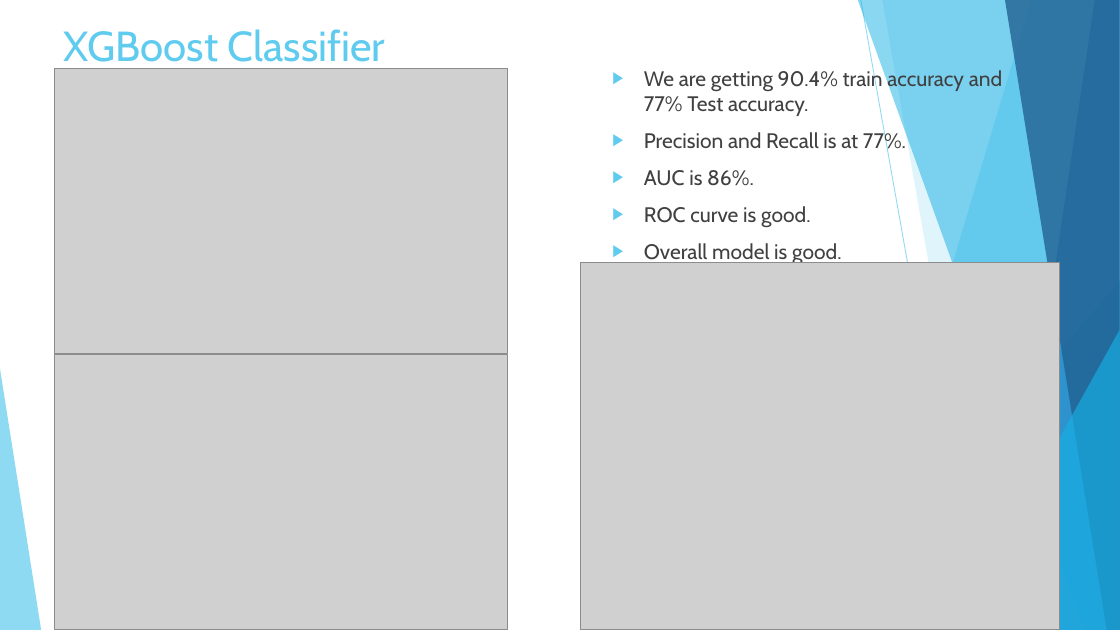
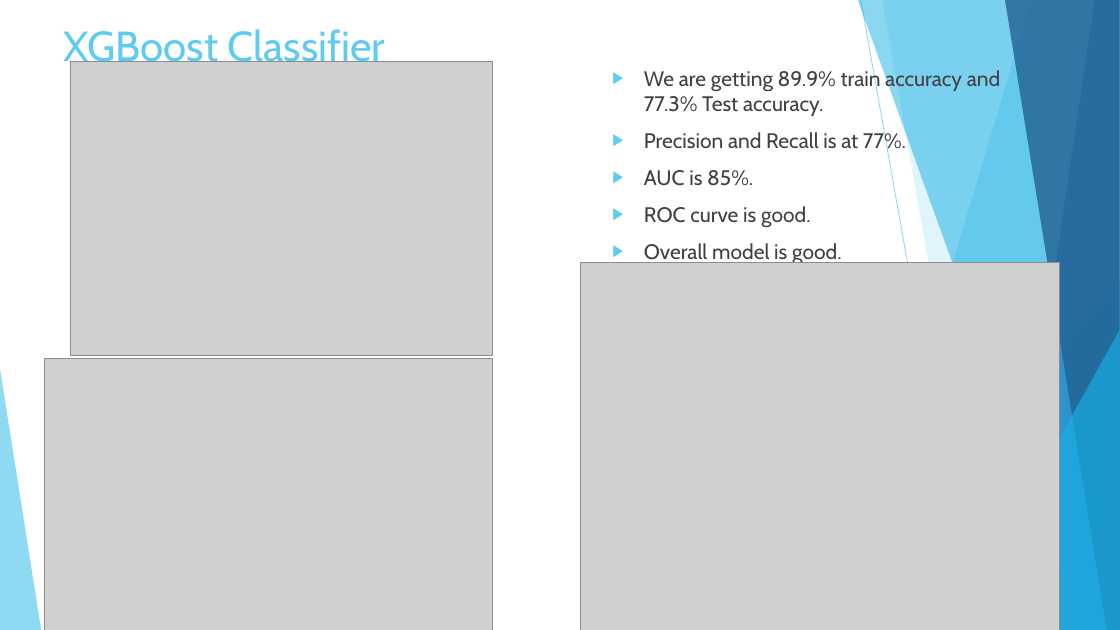
Before and after one commit to meghrajkonduskar/In-Drive-Coupon-Recommendation-Project, a slide deck: slide 24 of In Drive Coupon Recommendation.pptx. Drawn at 1120x630 pixels with LibreOffice and Linux fonts; fonts in the diff are those of the drawing; grey boxes stand for pictures. Boxes give left, top, right and bottom in pixels: in the first picture for what was removed or moved away, otherwise in the second. Text is boxed around its words. In the diff, an @@ line names an element or a change of style, - is before the commit and + after.

```diff
--- a/In Drive Coupon Recommendation.pptx
+++ b/In Drive Coupon Recommendation.pptx
@@ picture: place and size @@
-picture at <box>55,69,507,354</box>
+picture at <box>71,61,492,355</box>
@@ text at <box>644,68,1000,116</box>: text changed @@
-▶ We are getting 90.4% train accuracy and 77% Test accuracy.
+▶ We are getting 89.9% train accuracy and 77.3% Test accuracy.
@@ text at <box>644,170,753,186</box>: text changed @@
-▶ AUC is 86%.
+▶ AUC is 85%.
@@ picture: place and size @@
-picture at <box>55,355,507,630</box>
+picture at <box>45,359,492,630</box>
```
Also in this commit, not shown: 10 other slides changed, 22 other files.
